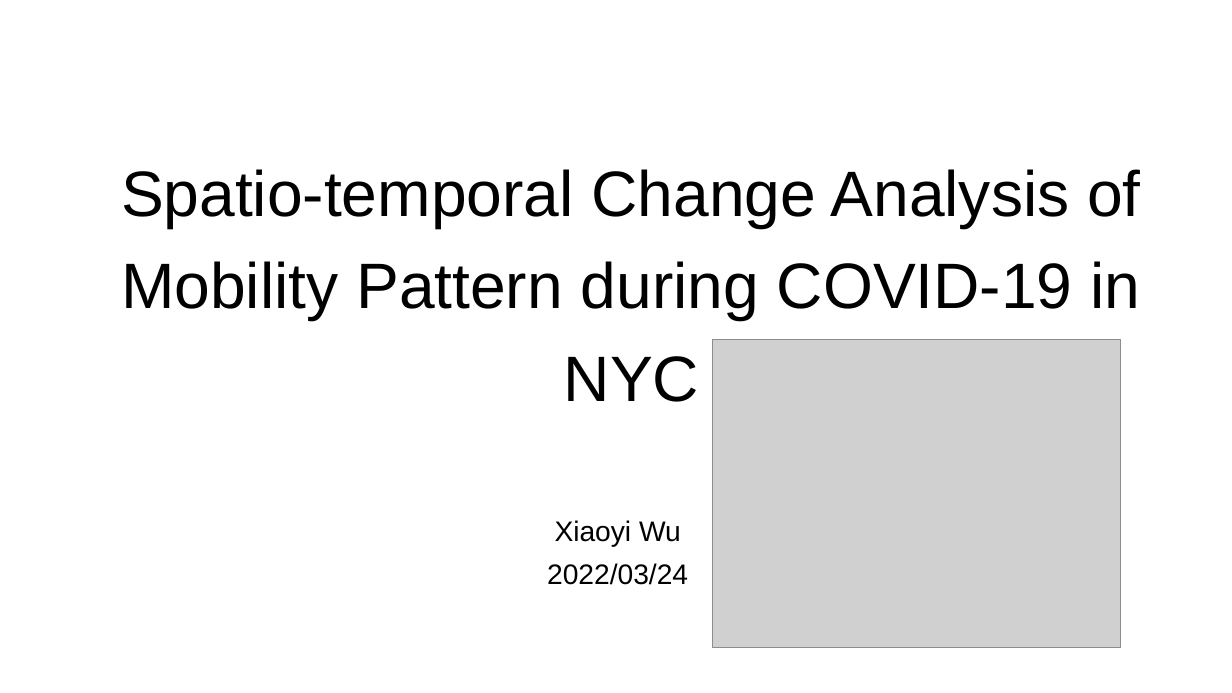
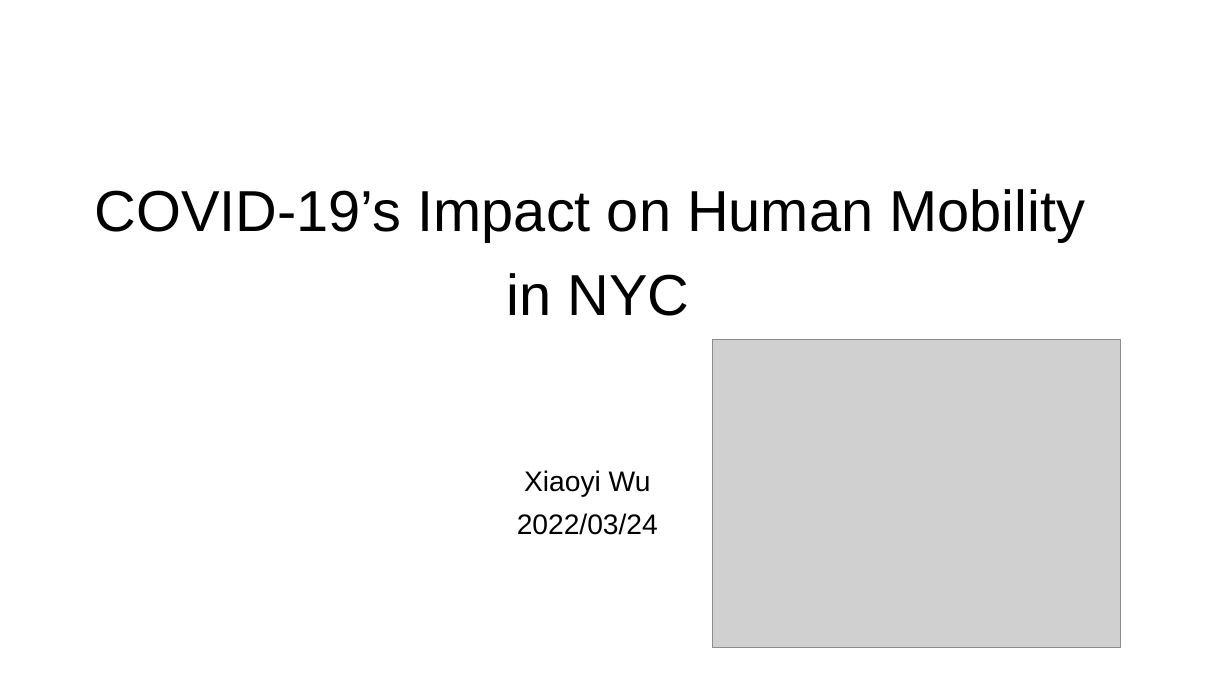
Before and after one commit to Xiaoyi-Wu0711/mobility_covid-19, a slide deck: slide 1 of doc/mid_term.pptx. Drawn at 1232x693 pixels with LibreOffice and Linux fonts; fonts in the diff are those of the drawing; grey boxes stand for pictures. Boxes give left, top, right and bottom in pixels: in the first picture for what was removed or moved away, otherwise in the second. Text is boxed around its words. In the diff, an @@ line names an element or a change of style, - is before the commit and + after.

```diff
--- a/doc/mid_term.pptx
+++ b/doc/mid_term.pptx
@@ title at (95,189,1085,316): text changed; size 50 to 45 pt @@
-Spatio-temporal Change Analysis of Mobility Pattern during COVID-19 in NYC
+COVID-19’s Impact on Human Mobility in NYC
@@ subtitle "Xiaoyi Wu": place and size @@
-subtitle "Xiaoyi Wu" at (547,520,688,585)
+subtitle "Xiaoyi Wu" at (517,470,658,535)
```
Also in this commit, not shown: 11 other slides changed.
